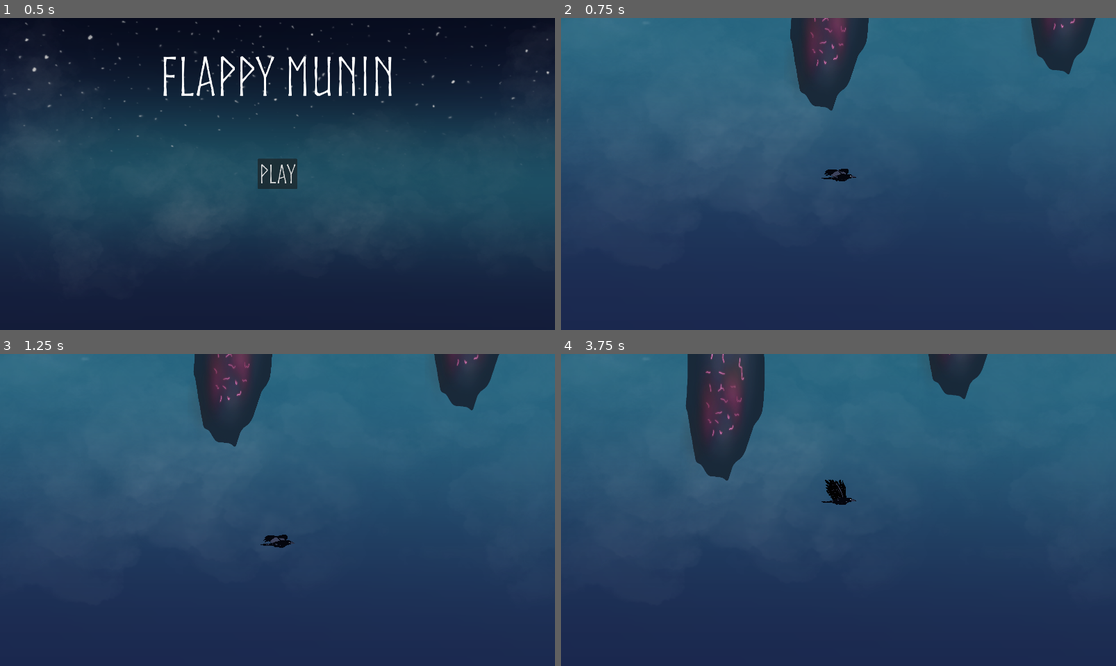
Above: before the commit, frames 1-4 (two rows, left to right).
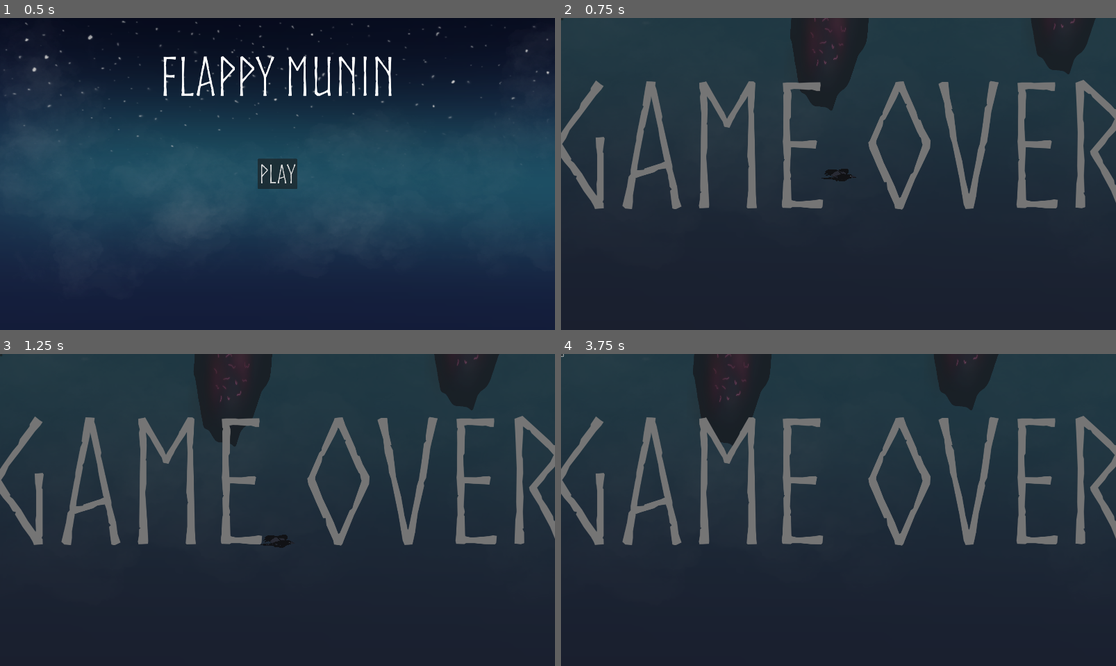
Above: after the commit, the same moments.

Repository: andersson-r/flappy_munin
Game: Godot game, scene res://scenes/main_menu.tscn
The game is run twice, just before and just after one commit, with the same random seed, the same clock (stepped at 60 frames per second) and the same inputs.
Inputs (mouse positions are in pixels of both pictures, inside the frame that each line leads up to):
- Up to frame 1 (0.5 s): no input
- Up to frame 2 (0.75 s): click "PLAY" at 0.5 s
- Up to frame 3 (1.25 s): no input
- Up to frame 4 (3.75 s): click (561, 354) at 1.27 s; click (561, 354) at 2.02 s; hold Space (jump) 2.78-3.53 s; tap Space (jump) at 3.6 s

Frame 1 is identical in both runs. In frame 2, 97% of the frame differs, in the area x 0-100%, y 0-100%; in frame 3, 97%; in frame 4, 97%.

Commit message:
trying to add a game-over screen

Diff:
--- a/scenes/game_scene.tscn
+++ b/scenes/game_scene.tscn
@@ -23,52 +23,25 @@
 z_index = 12
 script = ExtResource("3_rurhu")
 
-[node name="GameOverLayer" type="Control" parent="."]
-visible = false
-z_index = 14
-layout_mode = 3
-anchors_preset = 0
-offset_left = -2357.0
-offset_top = -1327.0
-offset_right = 2351.0
-offset_bottom = 1325.0
-
-[node name="ColorRect" type="ColorRect" parent="GameOverLayer"]
-layout_mode = 1
-anchors_preset = 15
-anchor_right = 1.0
-anchor_bottom = 1.0
-grow_horizontal = 2
-grow_vertical = 2
-color = Color(0, 0, 0, 0.431373)
+[node name="GameOverLayer" type="CanvasLayer" parent="."]
 
 [node name="Label" type="Label" parent="GameOverLayer"]
-layout_mode = 1
-anchors_preset = 8
-anchor_left = 0.5
-anchor_top = 0.5
-anchor_right = 0.5
-anchor_bottom = 0.5
-offset_left = -764.5
-offset_top = -247.5
-offset_right = 764.5
-offset_bottom = 247.5
-grow_horizontal = 2
-grow_vertical = 2
+offset_left = -38.0
+offset_top = 113.0
+offset_right = 2072.0
+offset_bottom = 903.0
+size_flags_horizontal = 4
+size_flags_vertical = 1
 theme_override_fonts/font = ExtResource("4_kk2rg")
-theme_override_font_sizes/font_size = 560
+theme_override_font_sizes/font_size = 591
 text = "GAME OVER"
 
+[node name="Panel" type="Panel" parent="GameOverLayer"]
+offset_left = -2344.0
+offset_top = -1325.0
+offset_right = 2341.0
+offset_bottom = 1307.0
+
 [node name="Button" type="Button" parent="GameOverLayer"]
-layout_mode = 2
-offset_left = 2191.0
-offset_top = 1700.0
-offset_right = 2517.0
-offset_bottom = 1818.0
-size_flags_vertical = 8
-theme_override_fonts/font = ExtResource("4_kk2rg")
-theme_override_font_sizes/font_size = 100
-text = "TRY AGAIN
-"
-
-[connection signal="pressed" from="GameOverLayer/Button" to="." method="_on_button_pressed"]
+offset_right = 8.0
+offset_bottom = 8.0
--- a/scripts/player.gd
+++ b/scripts/player.gd
@@ -7,24 +7,30 @@
 
 
 func _process(delta: float) -> void:
-	if(global_position.y > 1400): #player fall down
+	if global_position.y > 1400: #player fall down
 		_player_death()
+
+
 
 func _physics_process(delta: float) -> void:
 	#gravity
-	if(not is_on_floor()):
+	if not is_on_floor():
 		velocity.y += 20 #adjusted fall speed
 
 	#fly
-	if (Input.is_action_pressed("jump")):
+	if Input.is_action_pressed("jump"):
 		_animated_sprite.play()
 		velocity.y = JUMP_SPEED
 
 	#the player should constantly move forward
 	velocity.x = 2 * SPEED
 
-	move_and_slide()
+	var collision = move_and_collide(velocity*delta) #move and check for collisions
+	if collision:
+		_player_death()
+
 
 
 func _player_death():
-	get_tree().change_scene_to_file("res://scenes/game_scene.tscn")
+	get_tree().paused = true
+	#get_tree().change_scene_to_file("res://scenes/game_scene.tscn")
